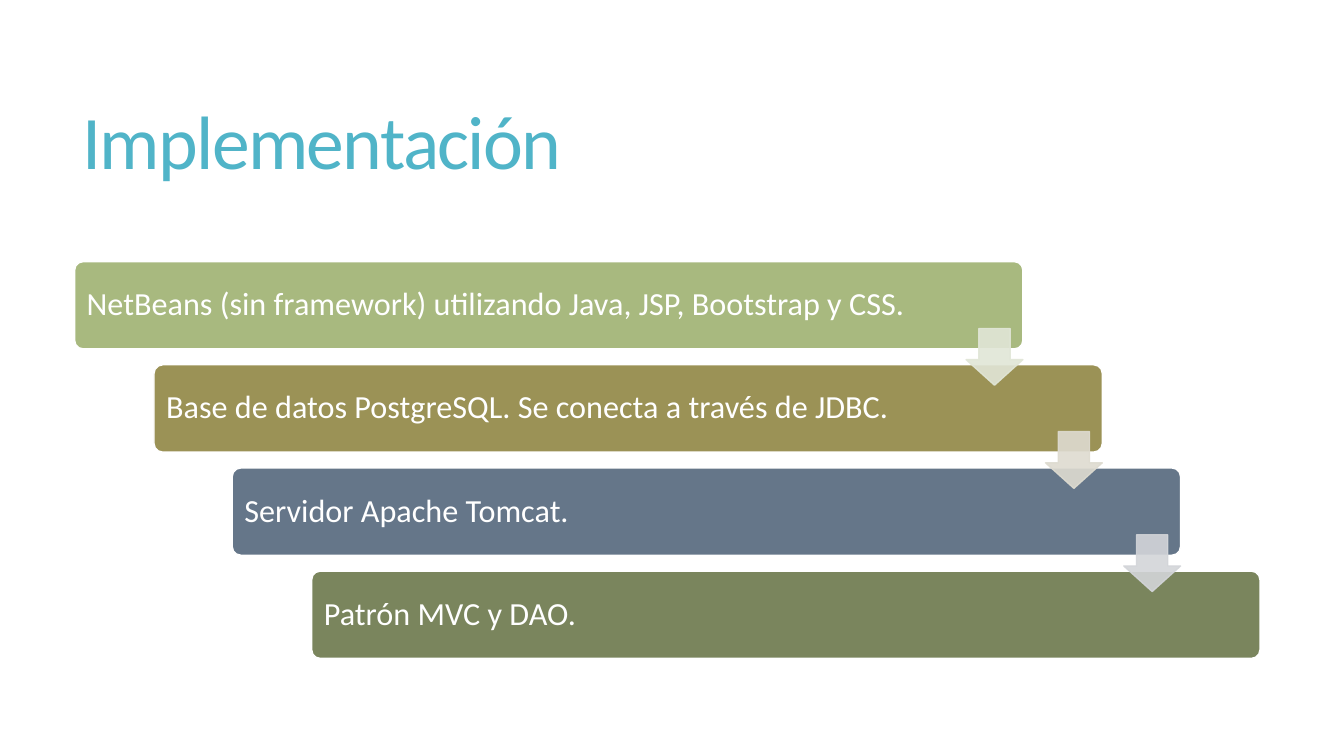
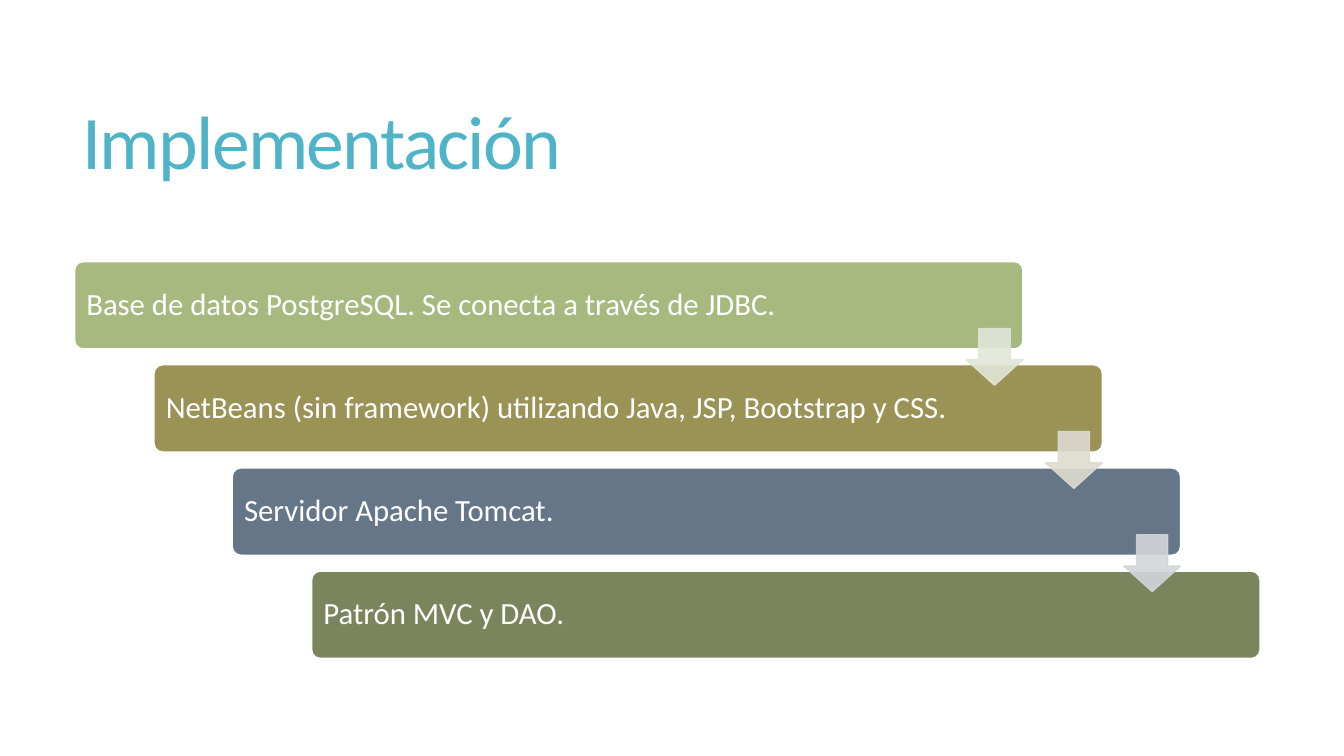
Before and after one commit to javi040898/TFG, a slide deck: slide 4 of Presentacion.pptx. Drawn at 1344x756 pixels with LibreOffice and Linux fonts; fonts in the diff are those of the drawing. Boxes give left, top, right and bottom in pixels: in the first picture for what was removed or moved away, otherwise in the second. Text is boxed around its words. In the diff, an @@ line names an element or a change of style, - is before the commit and + after.

```diff
--- a/Presentacion.pptx
+++ b/Presentacion.pptx
@@ size 23 to 22 pt in 4 elements at (244, 499, 553, 526), (323, 603, 564, 629), (166, 395, 946, 423), (86, 293, 776, 320) @@
@@ text "Base de datos PostgreSQL. Se ...": place and size @@
-text "Base de datos PostgreSQL. Se ..." at (166, 395, 888, 424)
+text "Base de datos PostgreSQL. Se ..." at (86, 293, 776, 320)
@@ text "NetBeans (sin framework) utilizando Java, ...": place and size @@
-text "NetBeans (sin framework) utilizando Java, ..." at (87, 292, 904, 320)
+text "NetBeans (sin framework) utilizando Java, ..." at (166, 395, 946, 423)
```
Also in this commit, not shown: 3 other files.
